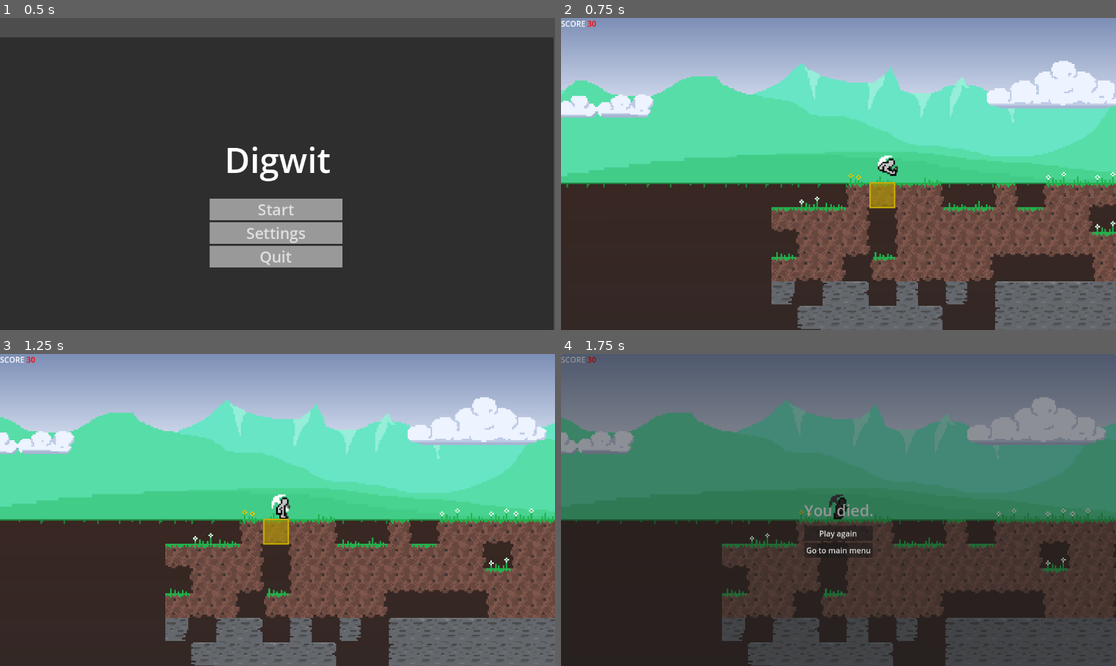
Above: before the commit, frames 1-4 (two rows, left to right).
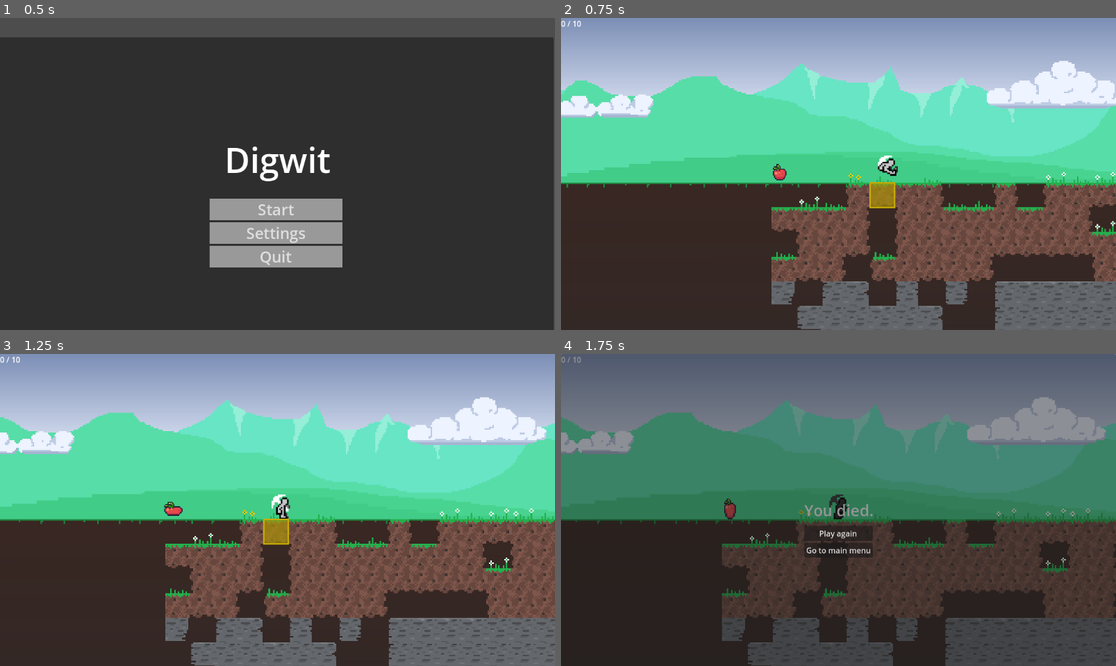
Above: after the commit, the same moments.

Repository: d-v-b/ld58
Game: Godot game, scene res://scenes/main_menu.tscn
Two runs of this game, one before a commit and one after it. Both use one fixed random seed, a clock stepped at 60 frames per second and the inputs below.
Inputs (mouse positions are in pixels of both pictures, inside the frame that each line leads up to):
- Up to frame 1 (0.5 s): no input
- Up to frame 2 (0.75 s): click "Start" at 0.5 s
- Up to frame 3 (1.25 s): no input
- Up to frame 4 (1.75 s): move the mouse to (577, 363) at 1.27 s; hold D (move_right) from 1.28 s (still down); tap X (action_die) at 1.35 s; tap Space (action_jump) at 1.52 s

Frame 1 is identical in both runs. In frame 2, 0.2% of the frame differs, in the area x 0-41%, y 0-53%; in frame 3, 0.2%, in the area x 0-33%, y 0-52%; in frame 4, 0.2%.

Commit message:
added apples

Diff:
--- /dev/null
+++ b/Collector/scenes/diamond.tscn
@@ -0,0 +1,195 @@
+[gd_scene load_steps=29 format=3 uid="uid://d3j3w4gbfqk0a"]
+
+[ext_resource type="Script" uid="uid://bwc6f5an0nw3i" path="res://scripts/diamond.gd" id="1_bd64o"]
+[ext_resource type="Texture2D" uid="uid://djt61vjq7kux3" path="res://assets/Collected.png" id="2_up2nb"]
+[ext_resource type="Texture2D" uid="uid://cse7pqi1w5qqq" path="res://assets/Apple.png" id="3_p5v7i"]
+
+[sub_resource type="AtlasTexture" id="AtlasTexture_0fuo3"]
+atlas = ExtResource("2_up2nb")
+region = Rect2(0, 0, 32, 32)
+
+[sub_resource type="AtlasTexture" id="AtlasTexture_mwpm2"]
+atlas = ExtResource("2_up2nb")
+region = Rect2(32, 0, 32, 32)
+
+[sub_resource type="AtlasTexture" id="AtlasTexture_5l24h"]
+atlas = ExtResource("2_up2nb")
+region = Rect2(64, 0, 32, 32)
+
+[sub_resource type="AtlasTexture" id="AtlasTexture_5n5jo"]
+atlas = ExtResource("2_up2nb")
+region = Rect2(96, 0, 32, 32)
+
+[sub_resource type="AtlasTexture" id="AtlasTexture_wpdkq"]
+atlas = ExtResource("2_up2nb")
+region = Rect2(128, 0, 32, 32)
+
+[sub_resource type="AtlasTexture" id="AtlasTexture_vbk41"]
+atlas = ExtResource("2_up2nb")
+region = Rect2(160, 0, 32, 32)
+
+[sub_resource type="AtlasTexture" id="AtlasTexture_gtqlk"]
+atlas = ExtResource("3_p5v7i")
+region = Rect2(0, 0, 32, 32)
+
+[sub_resource type="AtlasTexture" id="AtlasTexture_d7ehn"]
+atlas = ExtResource("3_p5v7i")
+region = Rect2(32, 0, 32, 32)
+
+[sub_resource type="AtlasTexture" id="AtlasTexture_bwsva"]
+atlas = ExtResource("3_p5v7i")
+region = Rect2(64, 0, 32, 32)
+
+[sub_resource type="AtlasTexture" id="AtlasTexture_7f5ga"]
+atlas = ExtResource("3_p5v7i")
+region = Rect2(96, 0, 32, 32)
+
+[sub_resource type="AtlasTexture" id="AtlasTexture_bqblm"]
+atlas = ExtResource("3_p5v7i")
+region = Rect2(128, 0, 32, 32)
+
+[sub_resource type="AtlasTexture" id="AtlasTexture_c2s3w"]
+atlas = ExtResource("3_p5v7i")
+region = Rect2(160, 0, 32, 32)
+
+[sub_resource type="AtlasTexture" id="AtlasTexture_4ou7o"]
+atlas = ExtResource("3_p5v7i")
+region = Rect2(192, 0, 32, 32)
+
+[sub_resource type="AtlasTexture" id="AtlasTexture_0wrx5"]
+atlas = ExtResource("3_p5v7i")
+region = Rect2(224, 0, 32, 32)
+
+[sub_resource type="AtlasTexture" id="AtlasTexture_o56t8"]
+atlas = ExtResource("3_p5v7i")
+region = Rect2(256, 0, 32, 32)
+
+[sub_resource type="AtlasTexture" id="AtlasTexture_e8owx"]
+atlas = ExtResource("3_p5v7i")
+region = Rect2(288, 0, 32, 32)
+
+[sub_resource type="AtlasTexture" id="AtlasTexture_vfm8p"]
+atlas = ExtResource("3_p5v7i")
+region = Rect2(320, 0, 32, 32)
+
+[sub_resource type="AtlasTexture" id="AtlasTexture_iswql"]
+atlas = ExtResource("3_p5v7i")
+region = Rect2(352, 0, 32, 32)
+
+[sub_resource type="AtlasTexture" id="AtlasTexture_rcyn7"]
+atlas = ExtResource("3_p5v7i")
+region = Rect2(384, 0, 32, 32)
+
+[sub_resource type="AtlasTexture" id="AtlasTexture_a6jvw"]
+atlas = ExtResource("3_p5v7i")
+region = Rect2(416, 0, 32, 32)
+
+[sub_resource type="AtlasTexture" id="AtlasTexture_0v434"]
+atlas = ExtResource("3_p5v7i")
+region = Rect2(448, 0, 32, 32)
+
+[sub_resource type="AtlasTexture" id="AtlasTexture_ixy6e"]
+atlas = ExtResource("3_p5v7i")
+region = Rect2(480, 0, 32, 32)
+
+[sub_resource type="AtlasTexture" id="AtlasTexture_6gntd"]
+atlas = ExtResource("3_p5v7i")
+region = Rect2(512, 0, 32, 32)
+
+[sub_resource type="SpriteFrames" id="SpriteFrames_4qmwi"]
+animations = [{
+"frames": [{
+"duration": 1.0,
+"texture": SubResource("AtlasTexture_0fuo3")
+}, {
+"duration": 1.0,
+"texture": SubResource("AtlasTexture_mwpm2")
+}, {
+"duration": 1.0,
+"texture": SubResource("AtlasTexture_5l24h")
+}, {
+"duration": 1.0,
+"texture": SubResource("AtlasTexture_5n5jo")
+}, {
+"duration": 1.0,
+"texture": SubResource("AtlasTexture_wpdkq")
+}, {
+"duration": 1.0,
+"texture": SubResource("AtlasTexture_vbk41")
+}],
+"loop": false,
+"name": &"Collected",
+"speed": 10.0
+}, {
+"frames": [{
+"duration": 1.0,
+"texture": SubResource("AtlasTexture_gtqlk")
+}, {
+"duration": 1.0,
+"texture": SubResource("AtlasTexture_d7ehn")
+}, {
+"duration": 1.0,
+"texture": SubResource("AtlasTexture_bwsva")
+}, {
+"duration": 1.0,
+"texture": SubResource("AtlasTexture_7f5ga")
+}, {
+"duration": 1.0,
+"texture": SubResource("AtlasTexture_bqblm")
+}, {
+"duration": 1.0,
+"texture": SubResource("AtlasTexture_c2s3w")
+}, {
+"duration": 1.0,
+"texture": SubResource("AtlasTexture_4ou7o")
+}, {
+"duration": 1.0,
+"texture": SubResource("AtlasTexture_0wrx5")
+}, {
+"duration": 1.0,
+"texture": SubResource("AtlasTexture_o56t8")
+}, {
+"duration": 1.0,
+"texture": SubResource("AtlasTexture_e8owx")
+}, {
+"duration": 1.0,
+"texture": SubResource("AtlasTexture_vfm8p")
+}, {
+"duration": 1.0,
+"texture": SubResource("AtlasTexture_iswql")
+}, {
+"duration": 1.0,
+"texture": SubResource("AtlasTexture_rcyn7")
+}, {
+"duration": 1.0,
+"texture": SubResource("AtlasTexture_a6jvw")
+}, {
+"duration": 1.0,
+"texture": SubResource("AtlasTexture_0v434")
+}, {
+"duration": 1.0,
+"texture": SubResource("AtlasTexture_ixy6e")
+}, {
+"duration": 1.0,
+"texture": SubResource("AtlasTexture_6gntd")
+}],
+"loop": true,
+"name": &"Idle",
+"speed": 20.0
+}]
+
+[sub_resource type="CircleShape2D" id="CircleShape2D_bd64o"]
+radius = 9.0
+
+[node name="Diamond" type="Area2D"]
+scale = Vector2(3, 3)
+script = ExtResource("1_bd64o")
+
+[node name="AnimatedSprite2D" type="AnimatedSprite2D" parent="."]
+sprite_frames = SubResource("SpriteFrames_4qmwi")
+animation = &"Collected"
+
+[node name="CollisionShape2D" type="CollisionShape2D" parent="."]
+shape = SubResource("CircleShape2D_bd64o")
+
+[connection signal="body_entered" from="." to="." method="_on_body_entered"]
--- a/Collector/scenes/game.tscn
+++ b/Collector/scenes/game.tscn
@@ -1,10 +1,11 @@
-[gd_scene load_steps=11 format=3 uid="uid://dsfm3h2mxl1hh"]
+[gd_scene load_steps=12 format=3 uid="uid://dsfm3h2mxl1hh"]
 
 [ext_resource type="Script" uid="uid://b7k8d2qq5wept" path="res://scripts/game.gd" id="1_qbsmt"]
 [ext_resource type="Texture2D" uid="uid://dxsqek77lhtb8" path="res://assets/texture_atlas_2.png" id="2_0tnpc"]
 [ext_resource type="PackedScene" uid="uid://cgohnh6jevo5g" path="res://scenes/player.tscn" id="2_cpr0p"]
 [ext_resource type="Script" uid="uid://upb4cf8v7m5a" path="res://scripts/world_tile.gd" id="3_vtaks"]
 [ext_resource type="PackedScene" uid="uid://bgh183yp2hi7y" path="res://scenes/hud.tscn" id="4_lbhrr"]
+[ext_resource type="PackedScene" uid="uid://d3j3w4gbfqk0a" path="res://scenes/diamond.tscn" id="9_0tnpc"]
 [ext_resource type="Texture2D" uid="uid://bxlqn601e7qbm" path="res://assets/TopBackground.png" id="11_kvpfn"]
 [ext_resource type="Texture2D" uid="uid://gbir15ew0fxx" path="res://assets/underground_background.png" id="12_dinhu"]
 [ext_resource type="PackedScene" uid="uid://d2oyp2jbjhicj" path="res://scenes/parallax_background.tscn" id="13_kvuet"]
@@ -198,3 +199,6 @@
 [node name="parallax_background" parent="." instance=ExtResource("13_kvuet")]
 z_index = -1
 position = Vector2(-2456, -1993)
+
+[node name="Diamond" parent="." instance=ExtResource("9_0tnpc")]
+position = Vector2(21, -21)
--- /dev/null
+++ b/Collector/scripts/diamond.gd
@@ -0,0 +1,13 @@
+extends Area2D
+
+@onready var anim = $AnimatedSprite2D
+
+func _ready() -> void:
+	anim.play("Idle")
+
+func _on_body_entered(body: Node2D) -> void:
+	if body.name == "Player":
+		anim.play("Collected")
+		await anim.animation_finished
+		queue_free()
+		get_node("/root/Main").diamonds_collected += 1
--- a/Collector/scripts/game.gd
+++ b/Collector/scripts/game.gd
@@ -4,7 +4,11 @@
 @onready var player = $Player
 @onready var death_overlay = $DeathOverlay
 
+@export var diamonds = 10
+
+var diamonds_collected = 0
 var score = 30
+
 
 func _ready():
 	if player:
--- a/Collector/scripts/score.gd
+++ b/Collector/scripts/score.gd
@@ -1,4 +1,6 @@
 extends RichTextLabel
 
 func _process(delta):
-	text = "SCORE [color=red]%d[/color]" % get_node("/root/Main").score
+	#text = "SCORE [color=red]%d[/color]" % get_node("/root/Main").score
+	var main = get_node("/root/Main")
+	text = str(main.diamonds_collected, " / ", main.diamonds)
Binary file added: Collector/assets/Apple.png
Not shown, added: Collector/assets/Apple.png.import
Binary file added: Collector/assets/Collected.png
Not shown, added: Collector/assets/Collected.png.import
Not shown, added: Collector/scripts/diamond.gd.uid
